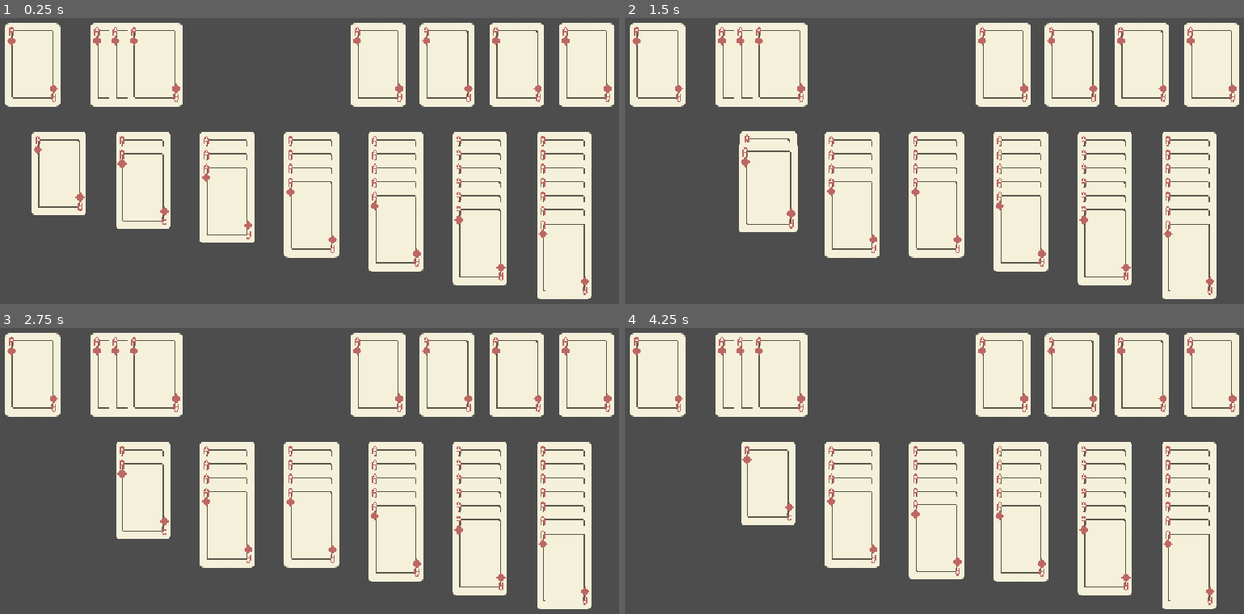
Above: before the commit, frames 1-4 (two rows, left to right).
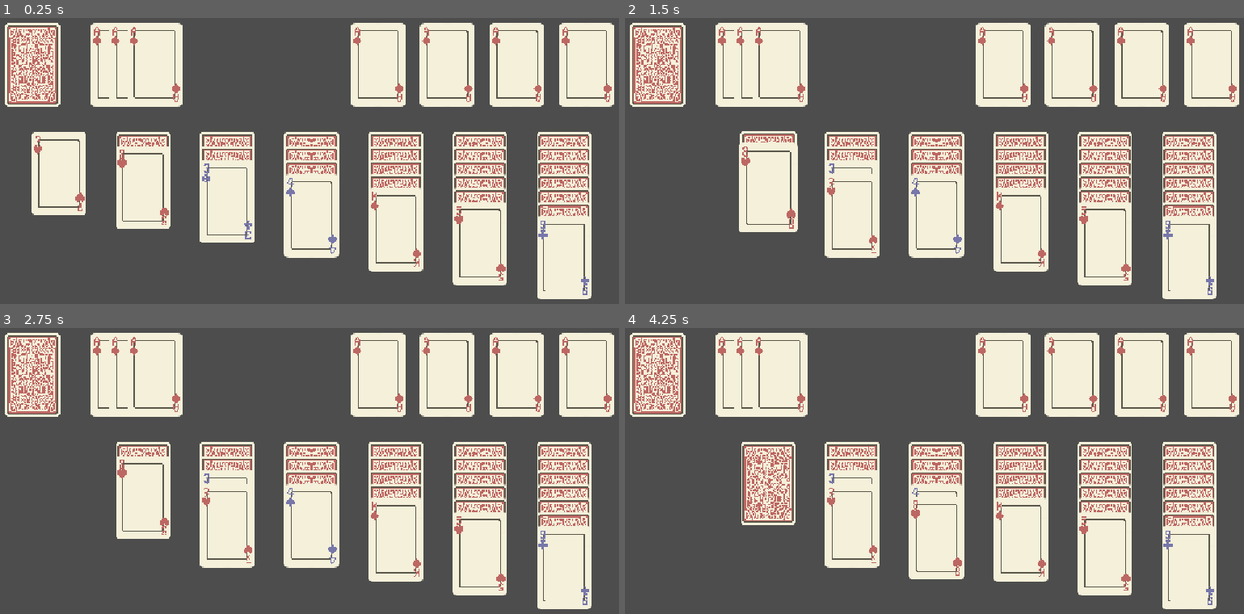
Above: after the commit, the same moments.

Repository: biarog/Paciencia-Maritacas
Game: Godot game, scene res://cenas/mesa_paciencia.tscn
Same seed, same stepped clock (60 frames per second), same inputs: the game is played once before the commit and once after it. This scene is started directly instead of the project's main scene.
Inputs (mouse positions are in pixels of both pictures, inside the frame that each line leads up to):
- Up to frame 1 (0.25 s): no input
- Up to frame 2 (1.5 s): tap Enter at 0.5 s; drag from (680, 172) to (854, 201) at 0.52 s; drag from (854, 215) to (680, 172) at 1.27 s
- Up to frame 3 (2.75 s): tap Space at 2 s; move the mouse to (142, 496) at 2.02 s; click (142, 496) at 2.17 s
- Up to frame 4 (4.25 s): tap Enter at 2.75 s; drag from (767, 482) to (934, 482) at 2.77 s; drag from (767, 496) to (934, 496) at 3.52 s

The runs differ from the first frame. In frame 1, 6.0% of the frame differs, in the area x 0-96%, y 1-97%; in frame 2, 5.9%; in frame 3, 5.9%; in frame 4, 6.9%.

Commit message:
Adição de lógica para instanciar o deck

Diff:
--- a/cenas/mesa_paciencia.tscn
+++ b/cenas/mesa_paciencia.tscn
@@ -1,16 +1,10 @@
-[gd_scene load_steps=6 format=3 uid="uid://dl22uxdjcoa7s"]
+[gd_scene load_steps=4 format=3 uid="uid://dl22uxdjcoa7s"]
 
 [ext_resource type="PackedScene" uid="uid://2la507ht2ax8" path="res://cenas/carta.tscn" id="1_itxlh"]
 [ext_resource type="Script" uid="uid://c7ogblp7anxe0" path="res://scripts/controle_cartas_jogo.gd" id="1_xq04u"]
 
-[sub_resource type="RectangleShape2D" id="RectangleShape2D_xq04u"]
-size = Vector2(100, 150)
-
-[sub_resource type="RectangleShape2D" id="RectangleShape2D_ed8c6"]
-size = Vector2(100, 150)
-
 [sub_resource type="RectangleShape2D" id="RectangleShape2D_udm32"]
-size = Vector2(100, 150)
+size = Vector2(100, 414)
 
 [node name="Mesa Paciencia" type="Control"]
 layout_direction = 2
@@ -62,7 +56,7 @@
 theme_override_constants/separation = 50
 alignment = 1
 
-[node name="Coluna1" type="VBoxContainer" parent="Controle Jogo/Jogo"]
+[node name="Coluna1" type="VBoxContainer" parent="Controle Jogo/Jogo" groups=["Colunas Jogo"]]
 z_index = 1
 custom_minimum_size = Vector2(100, 25)
 layout_mode = 2
@@ -70,214 +64,96 @@
 mouse_filter = 2
 theme_override_constants/separation = 25
 
-[node name="AreaColuna1" type="Area2D" parent="Controle Jogo/Jogo/Coluna1" groups=["Colunas Jogo"]]
-position = Vector2(50, 75)
-
-[node name="ColisãoColuna1" type="CollisionShape2D" parent="Controle Jogo/Jogo/Coluna1/AreaColuna1"]
-shape = SubResource("RectangleShape2D_xq04u")
-
-[node name="Carta" parent="Controle Jogo/Jogo/Coluna1" groups=["Cartas Jogo"] instance=ExtResource("1_itxlh")]
-z_index = 1
-layout_mode = 2
-casa = 2
-valor = 12
-
-[node name="Coluna2" type="VBoxContainer" parent="Controle Jogo/Jogo"]
-custom_minimum_size = Vector2(100, 25)
-layout_mode = 2
-size_flags_vertical = 0
-mouse_filter = 2
-theme_override_constants/separation = 25
-
-[node name="AreaColuna2" type="Area2D" parent="Controle Jogo/Jogo/Coluna2" groups=["Colunas Jogo"]]
-position = Vector2(50, 75)
-
-[node name="ColisãoColuna2" type="CollisionShape2D" parent="Controle Jogo/Jogo/Coluna2/AreaColuna2"]
-shape = SubResource("RectangleShape2D_ed8c6")
-
-[node name="Carta" parent="Controle Jogo/Jogo/Coluna2" groups=["Cartas Jogo"] instance=ExtResource("1_itxlh")]
-z_index = 1
-layout_mode = 2
-
-[node name="Carta2" parent="Controle Jogo/Jogo/Coluna2" groups=["Cartas Jogo"] instance=ExtResource("1_itxlh")]
-z_index = 2
-layout_mode = 2
-
-[node name="Coluna3" type="VBoxContainer" parent="Controle Jogo/Jogo"]
-custom_minimum_size = Vector2(100, 25)
-layout_mode = 2
-size_flags_vertical = 0
-mouse_filter = 2
-theme_override_constants/separation = 25
-
-[node name="AreaColuna3" type="Area2D" parent="Controle Jogo/Jogo/Coluna3" groups=["Colunas Jogo"]]
+[node name="AreaColuna1" type="Area2D" parent="Controle Jogo/Jogo/Coluna1" groups=["Areas Colunas Jogo"]]
+position = Vector2(50, 75)
+
+[node name="ColisaoColuna1" type="CollisionShape2D" parent="Controle Jogo/Jogo/Coluna1/AreaColuna1"]
+position = Vector2(0, 135)
+shape = SubResource("RectangleShape2D_udm32")
+
+[node name="Coluna2" type="VBoxContainer" parent="Controle Jogo/Jogo" groups=["Colunas Jogo"]]
+custom_minimum_size = Vector2(100, 25)
+layout_mode = 2
+size_flags_vertical = 0
+mouse_filter = 2
+theme_override_constants/separation = 25
+
+[node name="AreaColuna2" type="Area2D" parent="Controle Jogo/Jogo/Coluna2" groups=["Areas Colunas Jogo"]]
+position = Vector2(50, 75)
+
+[node name="ColisaoColuna2" type="CollisionShape2D" parent="Controle Jogo/Jogo/Coluna2/AreaColuna2"]
+position = Vector2(0, 135)
+shape = SubResource("RectangleShape2D_udm32")
+
+[node name="Coluna3" type="VBoxContainer" parent="Controle Jogo/Jogo" groups=["Colunas Jogo"]]
+custom_minimum_size = Vector2(100, 25)
+layout_mode = 2
+size_flags_vertical = 0
+mouse_filter = 2
+theme_override_constants/separation = 25
+
+[node name="AreaColuna3" type="Area2D" parent="Controle Jogo/Jogo/Coluna3" groups=["Areas Colunas Jogo"]]
 position = Vector2(50, 75)
 
 [node name="ColisaoColuna3" type="CollisionShape2D" parent="Controle Jogo/Jogo/Coluna3/AreaColuna3"]
-position = Vector2(0, 3.05176e-05)
-shape = SubResource("RectangleShape2D_udm32")
-
-[node name="Carta" parent="Controle Jogo/Jogo/Coluna3" groups=["Cartas Jogo"] instance=ExtResource("1_itxlh")]
-z_index = 1
-layout_mode = 2
-
-[node name="Carta2" parent="Controle Jogo/Jogo/Coluna3" groups=["Cartas Jogo"] instance=ExtResource("1_itxlh")]
-z_index = 2
-layout_mode = 2
-
-[node name="Carta3" parent="Controle Jogo/Jogo/Coluna3" groups=["Cartas Jogo"] instance=ExtResource("1_itxlh")]
-z_index = 3
-layout_mode = 2
-
-[node name="Coluna4" type="VBoxContainer" parent="Controle Jogo/Jogo"]
-custom_minimum_size = Vector2(100, 25)
-layout_mode = 2
-size_flags_vertical = 0
-mouse_filter = 2
-theme_override_constants/separation = 25
-
-[node name="AreaColuna4" type="Area2D" parent="Controle Jogo/Jogo/Coluna4" groups=["Colunas Jogo"]]
+position = Vector2(0, 135)
+shape = SubResource("RectangleShape2D_udm32")
+
+[node name="Coluna4" type="VBoxContainer" parent="Controle Jogo/Jogo" groups=["Colunas Jogo"]]
+custom_minimum_size = Vector2(100, 25)
+layout_mode = 2
+size_flags_vertical = 0
+mouse_filter = 2
+theme_override_constants/separation = 25
+
+[node name="AreaColuna4" type="Area2D" parent="Controle Jogo/Jogo/Coluna4" groups=["Areas Colunas Jogo"]]
 position = Vector2(50, 75)
 
 [node name="ColisaoColuna4" type="CollisionShape2D" parent="Controle Jogo/Jogo/Coluna4/AreaColuna4"]
-position = Vector2(0, 3.05176e-05)
-shape = SubResource("RectangleShape2D_udm32")
-
-[node name="Carta" parent="Controle Jogo/Jogo/Coluna4" groups=["Cartas Jogo"] instance=ExtResource("1_itxlh")]
-z_index = 1
-layout_mode = 2
-
-[node name="Carta2" parent="Controle Jogo/Jogo/Coluna4" groups=["Cartas Jogo"] instance=ExtResource("1_itxlh")]
-z_index = 2
-layout_mode = 2
-
-[node name="Carta3" parent="Controle Jogo/Jogo/Coluna4" groups=["Cartas Jogo"] instance=ExtResource("1_itxlh")]
-z_index = 3
-layout_mode = 2
-
-[node name="Carta4" parent="Controle Jogo/Jogo/Coluna4" groups=["Cartas Jogo"] instance=ExtResource("1_itxlh")]
-z_index = 4
-layout_mode = 2
-
-[node name="Coluna5" type="VBoxContainer" parent="Controle Jogo/Jogo"]
-custom_minimum_size = Vector2(100, 25)
-layout_mode = 2
-size_flags_vertical = 0
-mouse_filter = 2
-theme_override_constants/separation = 25
-
-[node name="AreaColuna5" type="Area2D" parent="Controle Jogo/Jogo/Coluna5" groups=["Colunas Jogo"]]
+position = Vector2(0, 135)
+shape = SubResource("RectangleShape2D_udm32")
+
+[node name="Coluna5" type="VBoxContainer" parent="Controle Jogo/Jogo" groups=["Colunas Jogo"]]
+custom_minimum_size = Vector2(100, 25)
+layout_mode = 2
+size_flags_vertical = 0
+mouse_filter = 2
+theme_override_constants/separation = 25
+
+[node name="AreaColuna5" type="Area2D" parent="Controle Jogo/Jogo/Coluna5" groups=["Areas Colunas Jogo"]]
 position = Vector2(50, 75)
 
 [node name="ColisaoColuna5" type="CollisionShape2D" parent="Controle Jogo/Jogo/Coluna5/AreaColuna5"]
-position = Vector2(0, 3.05176e-05)
-shape = SubResource("RectangleShape2D_udm32")
-
-[node name="Carta" parent="Controle Jogo/Jogo/Coluna5" groups=["Cartas Jogo"] instance=ExtResource("1_itxlh")]
-z_index = 1
-layout_mode = 2
-
-[node name="Carta2" parent="Controle Jogo/Jogo/Coluna5" groups=["Cartas Jogo"] instance=ExtResource("1_itxlh")]
-z_index = 2
-layout_mode = 2
-
-[node name="Carta3" parent="Controle Jogo/Jogo/Coluna5" groups=["Cartas Jogo"] instance=ExtResource("1_itxlh")]
-z_index = 3
-layout_mode = 2
-
-[node name="Carta4" parent="Controle Jogo/Jogo/Coluna5" groups=["Cartas Jogo"] instance=ExtResource("1_itxlh")]
-z_index = 4
-layout_mode = 2
-
-[node name="Carta5" parent="Controle Jogo/Jogo/Coluna5" groups=["Cartas Jogo"] instance=ExtResource("1_itxlh")]
-z_index = 5
-layout_mode = 2
-
-[node name="Coluna6" type="VBoxContainer" parent="Controle Jogo/Jogo"]
-custom_minimum_size = Vector2(100, 25)
-layout_mode = 2
-size_flags_vertical = 0
-mouse_filter = 2
-theme_override_constants/separation = 25
-
-[node name="AreaColuna6" type="Area2D" parent="Controle Jogo/Jogo/Coluna6" groups=["Colunas Jogo"]]
+position = Vector2(0, 135)
+shape = SubResource("RectangleShape2D_udm32")
+
+[node name="Coluna6" type="VBoxContainer" parent="Controle Jogo/Jogo" groups=["Colunas Jogo"]]
+custom_minimum_size = Vector2(100, 25)
+layout_mode = 2
+size_flags_vertical = 0
+mouse_filter = 2
+theme_override_constants/separation = 25
+
+[node name="AreaColuna6" type="Area2D" parent="Controle Jogo/Jogo/Coluna6" groups=["Areas Colunas Jogo"]]
 position = Vector2(50, 75)
 
 [node name="ColisaoColuna6" type="CollisionShape2D" parent="Controle Jogo/Jogo/Coluna6/AreaColuna6"]
-position = Vector2(0, 3.05176e-05)
-shape = SubResource("RectangleShape2D_udm32")
-
-[node name="Carta" parent="Controle Jogo/Jogo/Coluna6" groups=["Cartas Jogo"] instance=ExtResource("1_itxlh")]
-z_index = 1
-layout_mode = 2
-
-[node name="Carta2" parent="Controle Jogo/Jogo/Coluna6" groups=["Cartas Jogo"] instance=ExtResource("1_itxlh")]
-z_index = 2
-layout_mode = 2
-
-[node name="Carta3" parent="Controle Jogo/Jogo/Coluna6" groups=["Cartas Jogo"] instance=ExtResource("1_itxlh")]
-z_index = 3
-layout_mode = 2
-
-[node name="Carta4" parent="Controle Jogo/Jogo/Coluna6" groups=["Cartas Jogo"] instance=ExtResource("1_itxlh")]
-z_index = 4
-layout_mode = 2
-
-[node name="Carta5" parent="Controle Jogo/Jogo/Coluna6" groups=["Cartas Jogo"] instance=ExtResource("1_itxlh")]
-z_index = 5
-layout_mode = 2
-
-[node name="Carta6" parent="Controle Jogo/Jogo/Coluna6" groups=["Cartas Jogo"] instance=ExtResource("1_itxlh")]
-z_index = 6
-layout_mode = 2
-
-[node name="Coluna7" type="VBoxContainer" parent="Controle Jogo/Jogo"]
-custom_minimum_size = Vector2(100, 25)
-layout_mode = 2
-size_flags_vertical = 0
-mouse_filter = 2
-theme_override_constants/separation = 25
-
-[node name="AreaColuna7" type="Area2D" parent="Controle Jogo/Jogo/Coluna7" groups=["Colunas Jogo"]]
+position = Vector2(0, 135)
+shape = SubResource("RectangleShape2D_udm32")
+
+[node name="Coluna7" type="VBoxContainer" parent="Controle Jogo/Jogo" groups=["Colunas Jogo"]]
+custom_minimum_size = Vector2(100, 25)
+layout_mode = 2
+size_flags_vertical = 0
+mouse_filter = 2
+theme_override_constants/separation = 25
+
+[node name="AreaColuna7" type="Area2D" parent="Controle Jogo/Jogo/Coluna7" groups=["Areas Colunas Jogo"]]
 position = Vector2(50, 75)
 
 [node name="ColisaoColuna7" type="CollisionShape2D" parent="Controle Jogo/Jogo/Coluna7/AreaColuna7"]
-shape = SubResource("RectangleShape2D_udm32")
-
-[node name="Carta" parent="Controle Jogo/Jogo/Coluna7" groups=["Cartas Jogo"] instance=ExtResource("1_itxlh")]
-z_index = 1
-z_as_relative = false
-layout_mode = 2
-
-[node name="Carta2" parent="Controle Jogo/Jogo/Coluna7" groups=["Cartas Jogo"] instance=ExtResource("1_itxlh")]
-z_index = 2
-z_as_relative = false
-layout_mode = 2
-
-[node name="Carta3" parent="Controle Jogo/Jogo/Coluna7" groups=["Cartas Jogo"] instance=ExtResource("1_itxlh")]
-z_index = 3
-z_as_relative = false
-layout_mode = 2
-
-[node name="Carta4" parent="Controle Jogo/Jogo/Coluna7" groups=["Cartas Jogo"] instance=ExtResource("1_itxlh")]
-z_index = 4
-z_as_relative = false
-layout_mode = 2
-
-[node name="Carta5" parent="Controle Jogo/Jogo/Coluna7" groups=["Cartas Jogo"] instance=ExtResource("1_itxlh")]
-z_index = 5
-z_as_relative = false
-layout_mode = 2
-
-[node name="Carta6" parent="Controle Jogo/Jogo/Coluna7" groups=["Cartas Jogo"] instance=ExtResource("1_itxlh")]
-z_index = 6
-z_as_relative = false
-layout_mode = 2
-
-[node name="Carta7" parent="Controle Jogo/Jogo/Coluna7" groups=["Cartas Jogo"] instance=ExtResource("1_itxlh")]
-z_index = 7
-z_as_relative = false
-layout_mode = 2
+position = Vector2(0, 135)
+shape = SubResource("RectangleShape2D_udm32")
 
 [node name="Controle Deck" type="Control" parent="."]
 layout_mode = 1
@@ -292,16 +168,15 @@
 pivot_offset = Vector2(177, 75)
 
 [node name="Deck" type="HBoxContainer" parent="Controle Deck"]
+custom_minimum_size = Vector2(100, 150)
 layout_mode = 1
 anchors_preset = -1
-anchor_right = 0.282
-anchor_bottom = 1.0
-offset_right = 0.171997
+anchor_right = 0.286
+anchor_bottom = 1.0
+offset_right = -60.1
+offset_bottom = -110.0
 pivot_offset = Vector2(50, 75)
-mouse_filter = 2
-
-[node name="Carta" parent="Controle Deck/Deck" instance=ExtResource("1_itxlh")]
-layout_mode = 2
+theme_override_constants/separation = -100
 
 [node name="Cartas Viradas" type="HBoxContainer" parent="Controle Deck"]
 layout_mode = 1
--- a/scripts/controle_cartas_jogo.gd
+++ b/scripts/controle_cartas_jogo.gd
@@ -2,6 +2,9 @@
 
 const soma_zindex : int = 90
 @onready var camada_drag = $"../Camada Drag"
+
+# Variável do Deck
+var deck : Array[Carta]
 
 # Variáveis para destacar cartas
 var carta_destacada : Node = null
@@ -19,12 +22,14 @@
 var coluna_nova : Node
 
 func _ready():
+	deck = Deck.cria_deck_desordenado(true)
+	instancia_deck(deck)
 	update_pos_containers()
+	# Conectando sinais
 	for carta in get_tree().get_nodes_in_group("Cartas Jogo"):
 		carta.connect("mouse_entered", mouse_entrou_carta)
 		carta.connect("mouse_exited", mouse_saiu_carta)
-
-	for coluna in get_tree().get_nodes_in_group("Colunas Jogo"):
+	for coluna in get_tree().get_nodes_in_group("Areas Colunas Jogo"):
 		coluna.mouse_entered.connect(Callable(self, "_on_area_coluna_mouse_entered").bind(coluna))
 		coluna.mouse_exited.connect(_on_area_coluna_mouse_exited)
 
@@ -47,6 +52,7 @@
 			carregando_cartas(carta)
 		elif event.is_released() and carregada:
 			soltando_cartas()
+
 
 # Fuções para destacar cartas ao passar o mouse em cima delas
 
@@ -155,40 +161,53 @@
 	carregada = false
 	coluna_og = null
 
-
-# Funções para atualizar containers das colunas
+func _on_area_coluna_mouse_entered(coluna):
+	coluna_nova = coluna.get_parent()
+	em_coluna = true
+
+func _on_area_coluna_mouse_exited():
+	em_coluna = false
+	coluna_nova = null
+
+func calcula_posicao_alvo_de_carta(coluna_alvo: Node) -> Vector2:
+	var pos_x_coluna = 76 + (150 * coluna_alvo.get_parent().get_children().find(coluna_alvo))
+	var pos_y_alvo = 216 + ((coluna_alvo.get_child_count() - 1) * 25)
+
+	return Vector2(pos_x_coluna, pos_y_alvo)
+
+
+# Função para atualizar containers das colunas
 
 func update_pos_containers():
-	var colunas := [$Jogo/Coluna1, $Jogo/Coluna2, $Jogo/Coluna3, $Jogo/Coluna4, $Jogo/Coluna5, $Jogo/Coluna6, $Jogo/Coluna7]
-	for coluna in colunas:
+	for coluna in get_tree().get_nodes_in_group("Colunas Jogo"):
 		var filhos = coluna.get_child_count()
 		# Filhos - 2, pois um é para a carta (já que a posicção default do y é de 75
 		# e o outro é para a própria AreaColuna que toda coluna possui
-		if (filhos-2 < 0) :
-			filhos += 1;
-
-		coluna.get_child(0).position.y = 75 + ((filhos-2) * 25)
+		#if (filhos-2 < 0) :
+		#	filhos += 1;
+
+		#coluna.get_child(0).position.y = 75 + ((filhos-2) * 25)
 
 		for i in range(coluna.get_child_count()) :
 			var child = coluna.get_child(i)
 			child.z_index = i
 
 
-# Funções para soltar cartas dentro da área de uma coluna
-
-func _on_area_coluna_mouse_entered(coluna):
-	coluna_nova = coluna.get_parent()
-	em_coluna = true
-
-func _on_area_coluna_mouse_exited():
-	em_coluna = false
-	coluna_nova = null
-
-
-# Calcula a posição-alvo para uma carta
-
-func calcula_posicao_alvo_de_carta(coluna_alvo: Node) -> Vector2:
-	var pos_x_coluna = 76 + (150 * coluna_alvo.get_parent().get_children().find(coluna_alvo))
-	var pos_y_alvo = 216 + ((coluna_alvo.get_child_count() - 1) * 25)
-
-	return Vector2(pos_x_coluna, pos_y_alvo)
+# Função para instanciar o deck
+func instancia_deck(deck_def:Array[Carta]):
+	var colunas := get_tree().get_nodes_in_group("Colunas Jogo")
+	var j := 0
+	for i in range(28):
+		var carta = deck_def[i]
+		if ((i == 1) || (i == 3) || (i == 6) || (i == 10) || (i == 15) || (i == 21)):
+			j = j + 1
+			deck[i-1].virar_carta()
+		if (i==27) :
+			carta.virar_carta()
+		carta.add_to_group("Cartas Jogo")
+		colunas[j].add_child(carta)
+
+	for i in range(28,52):
+		var deck_mesa := $"../Controle Deck/Deck"
+		var carta = deck_def[i]
+		deck_mesa.add_child(carta)
